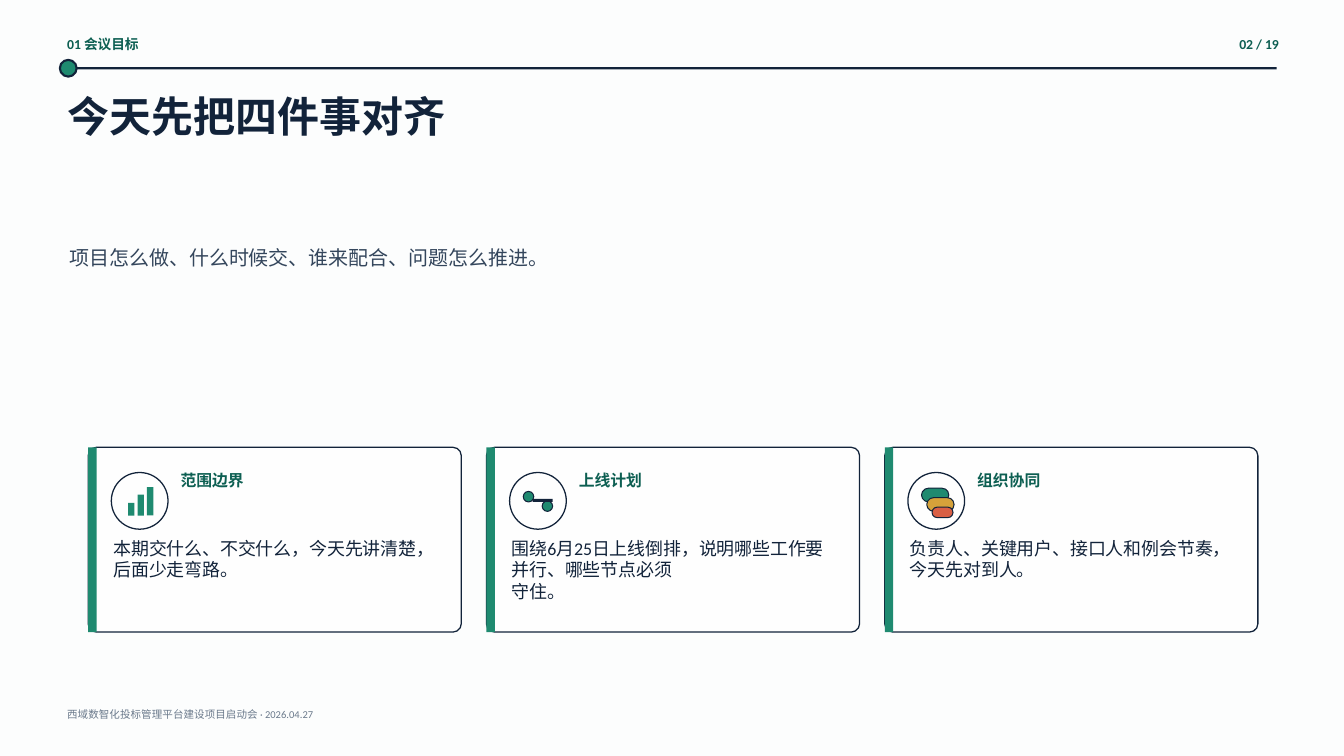
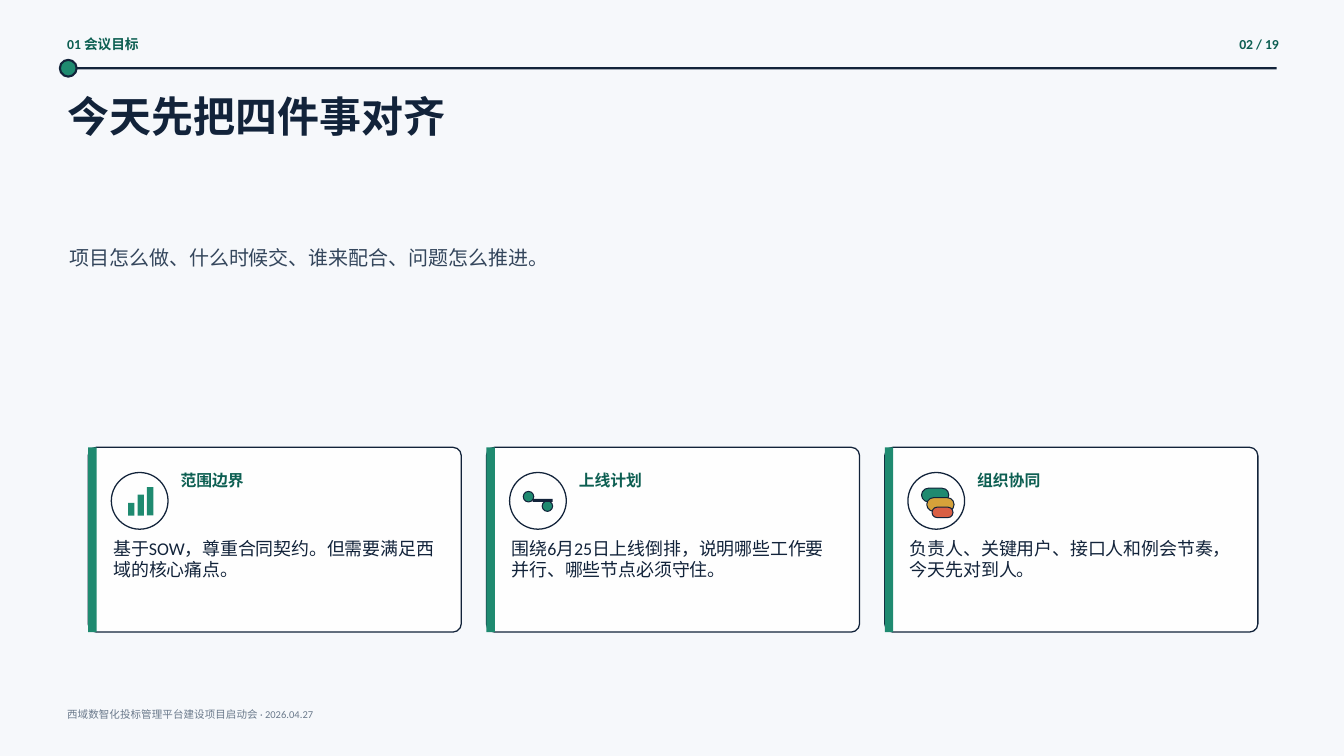
Before and after one commit to ericforai/bidding, a slide deck: slide 2 of outputs/xiyu-bid-kickoff-2026/output.pptx. Drawn at 1344x756 pixels with LibreOffice and Linux fonts; fonts in the diff are those of the drawing; background and template pictures are left out. Boxes give left, top, right and bottom in pixels: in the first picture for what was removed or moved away, otherwise in the second. Text is boxed around its words. In the diff, an @@ line names an element or a change of style, - is before the commit and + after.

```diff
--- a/outputs/xiyu-bid-kickoff-2026/output.pptx
+++ b/outputs/xiyu-bid-kickoff-2026/output.pptx
@@ rectangle removed at (0,0,1344,756) @@
@@ text at (113,540,434,578): text changed @@
-本期交什么、不交什么，今天先讲清楚，后面少走弯路。
+基于SOW，尊重合同契约。但需要满足西域的核心痛点。
@@ text at (512,540,824,578): text changed @@
-围绕6月25日上线倒排，说明哪些工作要并行、哪些节点必须
-守住。
+围绕6月25日上线倒排，说明哪些工作要并行、哪些节点必须守住。
```
Also in this commit, not shown: 2 other slides changed, 26 other files.
